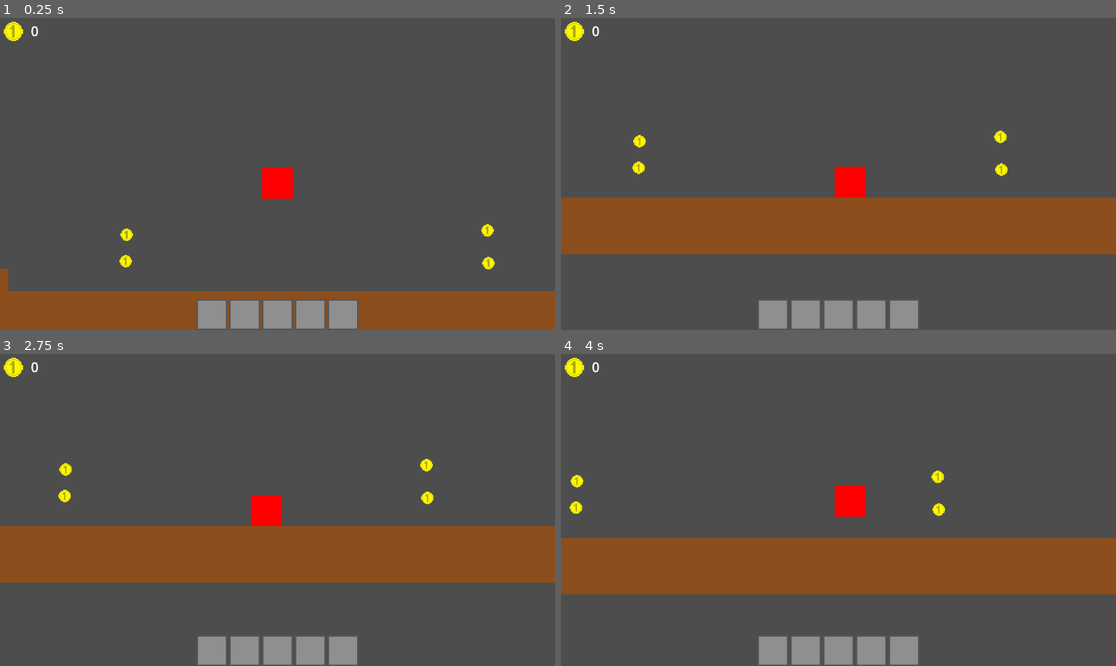
Above: before the commit, frames 1-4 (two rows, left to right).
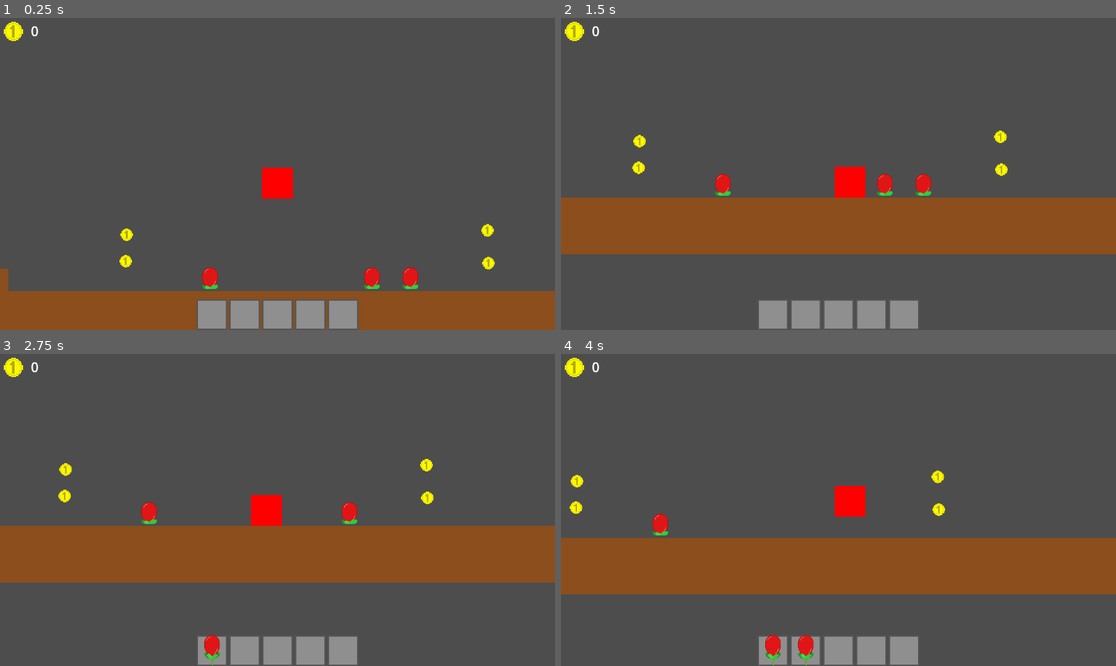
Above: after the commit, the same moments.

Repository: AzureLeaf0/GameJam
Game: Godot game, scene res://scenes/map.tscn
Same seed, same stepped clock (60 frames per second), same inputs: the game is played once before the commit and once after it.
Inputs:
- Up to frame 1 (0.25 s): no input
- Up to frame 2 (1.5 s): hold Right (move_right) from 0.53 s (still down); tap Space (jump) at 0.77 s
- Up to frame 3 (2.75 s): tap Space (jump) at 1.52 s; release Right (move_right) at 2.03 s; hold Left (move_left) from 2.03 s (still down)
- Up to frame 4 (4 s): release Left (move_left) at 2.78 s; hold Right (move_right) from 2.78 s (still down); tap Space (jump) at 3.02, 3.77 s

The runs differ from the first frame. In frame 1, 0.5% of the frame differs, in the area x 36-76%, y 79-87%; in frame 2, 0.5%; in frame 3, 0.6%; in frame 4, 0.6%, in the area x 16-46%, y 51-100%.

Commit message:
worked on inventory

Diff:
--- a/gamejam/scenes/BaloonPlant.tscn
+++ b/gamejam/scenes/BaloonPlant.tscn
@@ -1,14 +1,17 @@
 [gd_scene load_steps=4 format=3 uid="uid://cbpfqj41oa5yb"]
 
 [ext_resource type="Script" uid="uid://sgn3dgfwj5b4" path="res://scenes/baloon_plant.gd" id="1_vjqlo"]
-[ext_resource type="PackedScene" uid="uid://dkyia4mxg1u7r" path="res://scenes/Plant.tscn" id="2_kppov"]
 [ext_resource type="Texture2D" uid="uid://cff0pqojeg3uv" path="res://Images/BaloonPlantCollect.png" id="3_2b5hd"]
 
-[node name="BaloonPlant" type="Node2D"]
+[sub_resource type="RectangleShape2D" id="RectangleShape2D_g4eik"]
+size = Vector2(64, 32)
+
+[node name="BaloonPlant" type="Area2D" groups=["Plant"]]
 script = ExtResource("1_vjqlo")
-
-[node name="Plant" parent="." instance=ExtResource("2_kppov")]
 
 [node name="Sprite2D" type="Sprite2D" parent="."]
 position = Vector2(0, -16)
 texture = ExtResource("3_2b5hd")
+
+[node name="CollisionShape2D" type="CollisionShape2D" parent="."]
+shape = SubResource("RectangleShape2D_g4eik")
--- a/gamejam/scenes/Plant.tscn
+++ /dev/null
@@ -1,12 +0,0 @@
-[gd_scene load_steps=3 format=3 uid="uid://dkyia4mxg1u7r"]
-
-[ext_resource type="Script" uid="uid://bgwyb4rxdjxby" path="res://scenes/plant.gd" id="1_hjoi0"]
-
-[sub_resource type="RectangleShape2D" id="RectangleShape2D_ftafd"]
-size = Vector2(64, 32)
-
-[node name="Plant" type="Area2D" groups=["Plant"]]
-script = ExtResource("1_hjoi0")
-
-[node name="CollisionShape2D" type="CollisionShape2D" parent="."]
-shape = SubResource("RectangleShape2D_ftafd")
--- a/gamejam/scenes/baloon_plant.gd
+++ b/gamejam/scenes/baloon_plant.gd
@@ -1,4 +1,4 @@
-extends Node2D
+extends Area2D
 
 var Collection = load("res://scenes/BaloonPlantItem.tscn")
 @onready var PlantArea = $Plant
--- a/gamejam/scenes/map.tscn
+++ b/gamejam/scenes/map.tscn
@@ -1,9 +1,10 @@
-[gd_scene load_steps=5 format=3 uid="uid://cho2qy4w8h5yq"]
+[gd_scene load_steps=6 format=3 uid="uid://cho2qy4w8h5yq"]
 
 [ext_resource type="PackedScene" uid="uid://bwuel0nv5xpbk" path="res://scenes/player.tscn" id="1_4xfga"]
 [ext_resource type="PackedScene" uid="uid://do1a7olc2y68" path="res://scenes/Block.tscn" id="2_paxxb"]
 [ext_resource type="PackedScene" uid="uid://vkvoaxvwkg8q" path="res://scenes/coin.tscn" id="3_gldc4"]
 [ext_resource type="PackedScene" uid="uid://da504vpjmoapt" path="res://scenes/enemy.tscn" id="4_0cso3"]
+[ext_resource type="PackedScene" uid="uid://cbpfqj41oa5yb" path="res://scenes/BaloonPlant.tscn" id="5_2klcf"]
 
 [node name="Map" type="Node2D"]
 
@@ -39,3 +40,12 @@
 position = Vector2(-52, 732)
 scale = Vector2(0.5019, 11.6803)
 visual = 1
+
+[node name="BaloonPlant" parent="." instance=ExtResource("5_2klcf")]
+position = Vector2(720, 384)
+
+[node name="BaloonPlant2" parent="." instance=ExtResource("5_2klcf")]
+position = Vector2(800, 384)
+
+[node name="BaloonPlant3" parent="." instance=ExtResource("5_2klcf")]
+position = Vector2(384, 384)
--- a/gamejam/scenes/plant.gd
+++ /dev/null
@@ -1 +0,0 @@
-extends Area2D
--- a/gamejam/scenes/player.gd
+++ b/gamejam/scenes/player.gd
@@ -51,4 +51,8 @@
 		print(coin)
 		area.queue_free()
 	if area.is_in_group("Plant"):
-		Inventory[1] = area.get_parent().Collection
+		for i in range(0,InventoryCapacity):
+			if Inventory[i] == null:
+				Inventory[i] = area.Collection
+				area.queue_free()
+				return
--- a/gamejam/scenes/ui.gd
+++ b/gamejam/scenes/ui.gd
@@ -10,6 +10,7 @@
 # Called every frame. 'delta' is the elapsed time since the previous frame.
 func _process(delta: float) -> void:
 	CoinDisplay.text = str(get_parent().coin)
-	for i in range(1, get_parent().InventoryCapacity):
+	for i in range(0, get_parent().InventoryCapacity):
 		if get_parent().Inventory[i] != null:
-			Invent[i].texture = get_parent().Inventory[i].MenuLogo
+			var a = get_parent().Inventory[i].instantiate()
+			Invent[i].texture = a.MenuLogo
Not shown, removed: gamejam/scenes/plant.gd.uid
